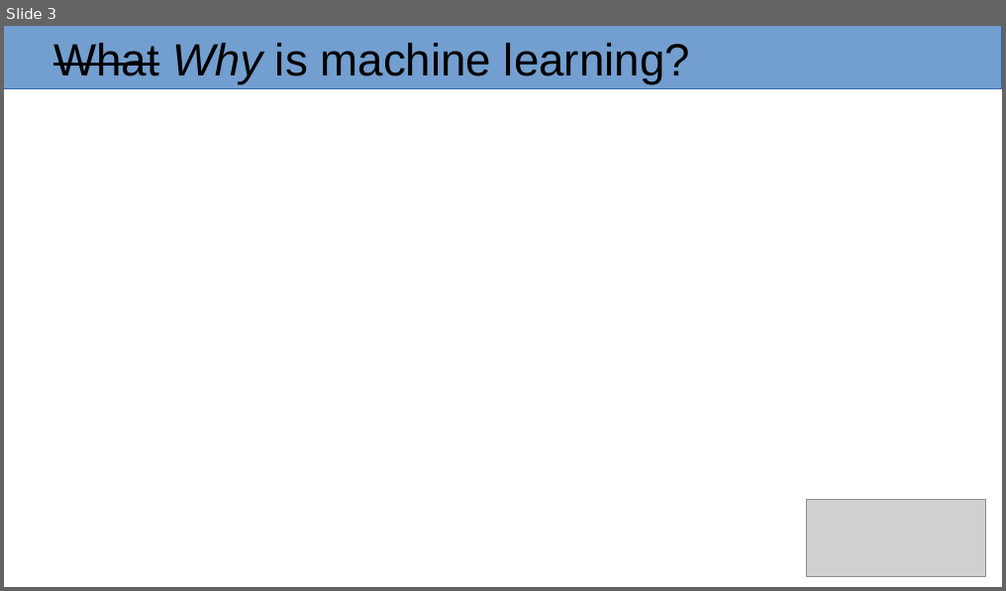
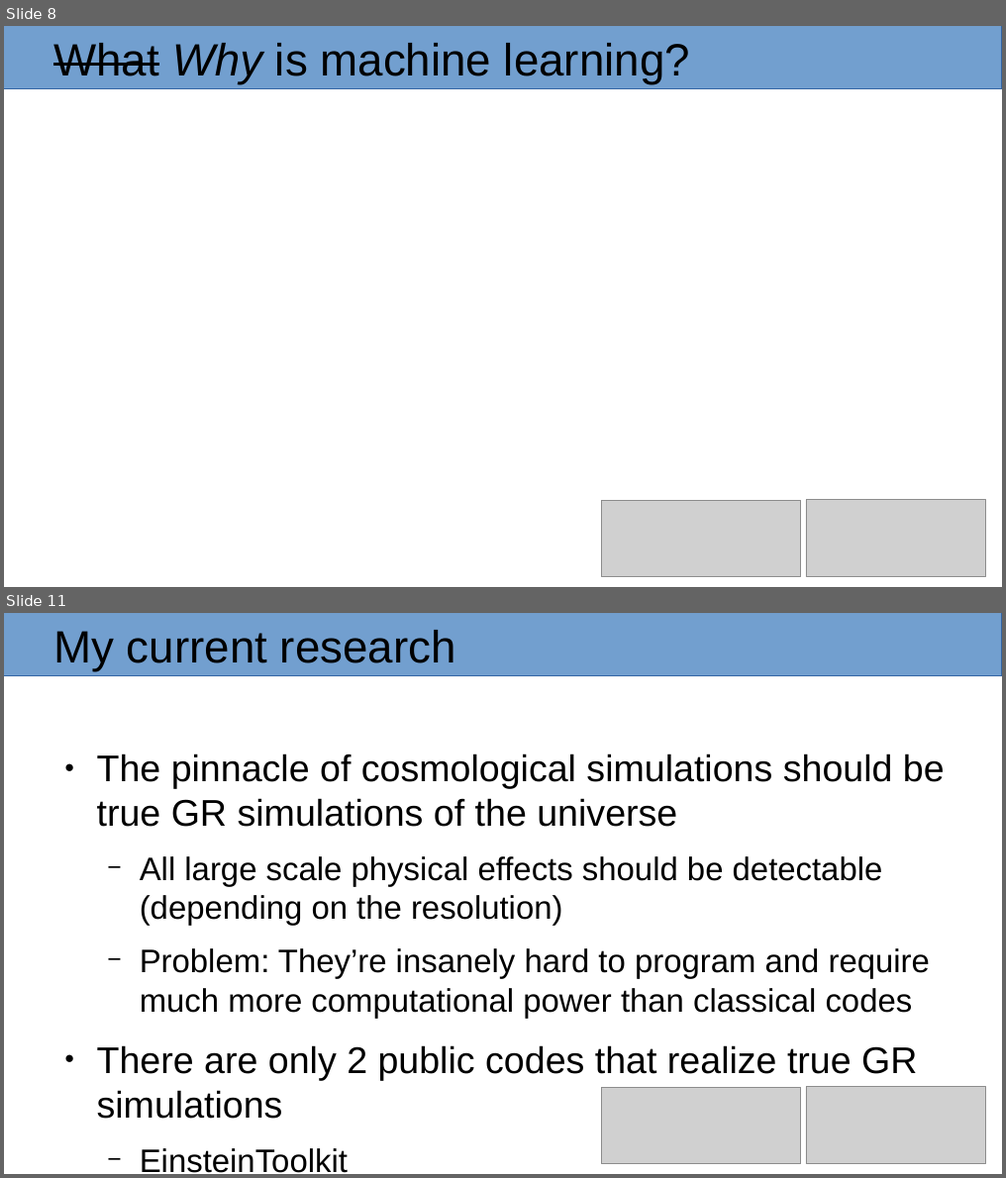
Before and after one commit to masterdesky/presentations, a slide deck: cosmology/cosmo-and-machine-learning/presentation/cosmo-and-ml.odp. Shown one above the other, each under a label of ours: slide 3 before the commit, slides 8 and 11 after it; the slides between them are not shown. The pictures are 1006x591 and 1006x1178 pixels, drawn with LibreOffice and Linux fonts; fonts in the diff are those of the drawing; grey boxes stand for pictures. Boxes give left, top, right and bottom in pixels: in the first picture for what was removed or moved away, otherwise in the second. Text is boxed around its words. In the diff, an @@ line names an element or a change of style, - is before the commit and + after.

Commit message:
ml + sims in cosmo pres

```diff
--- a/cosmology/cosmo-and-machine-learning/presentation/cosmo-and-ml.odp
+++ b/cosmology/cosmo-and-machine-learning/presentation/cosmo-and-ml.odp
@@ slide 11 added at (4, 613, 1002, 1174), background #FFFFFF @@
@@ rectangle added at (4, 613, 1002, 676), fill #729FCF, outline #3465A4 0 pt @@
@@ title added at (54, 630, 456, 671), 36 pt, text #000000 @@
+My current research
@@ text added at (97, 754, 944, 1119), 25.9 pt, text #000000 @@
+● The pinnacle of cosmological simulations should be true GR simulations of the universe
+  − All large scale physical effects should be detectable (depending on the resolution)
+  − Problem: They’re insanely hard to program and require much more computational power than classical codes
+● There are only 2 public codes that realize true GR simulations
+  − EinsteinToolkit
+  − CosmoGRaPH
@@ picture added at (602, 1087, 801, 1164) @@
@@ picture added at (806, 1087, 986, 1164) @@
@@ what was slide 3 is now slide 8 @@
@@ slide 8 changed as well @@
@@ picture added at (602, 500, 801, 577) @@
```
Also in this commit, not shown: 3 other slides changed, 7 other slides added, 1 slide removed, 3 other files.
